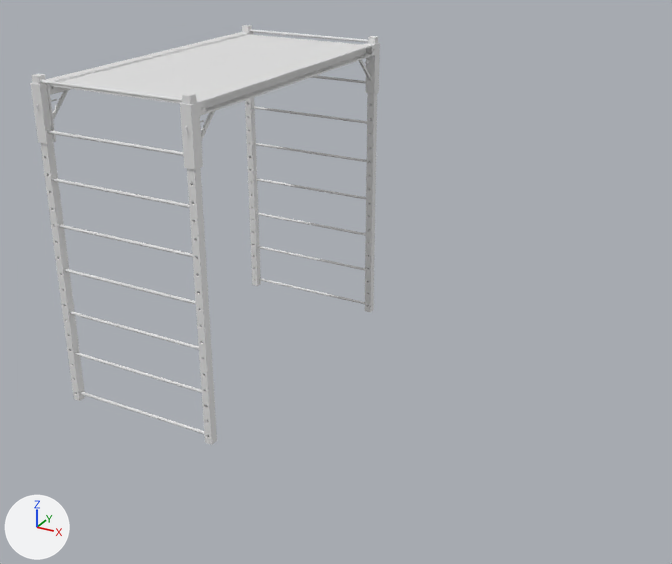
A saved change to the Blender file Structures/Platform Scaffold.blend.
The view is the same before and after, from a camera (50 mm lens) standing at (3.32, -4.63, 2.99) and looking at (0.84, -0.13, 0.74). Lighting does not change. The marker at lower left points along +X, +Y and +Z. The older version comes first.

The scene before the commit, as lines of its bpy script (objects in view):
```python
ob_platform_floor = bpy.data.objects.new('Platform Floor', me_plane_001)
ob_platform_floor.parent = ob_platform
ob_platform_floor.location = (0.0, 0.0, 0.437)
ob_support = bpy.data.objects.new('Support', me_cube_002)
ob_support.location = (0.0, 0.0, 0.0)
ob_support_ladder = bpy.data.objects.new('Support Ladder', me_cylinder_002)
ob_support_ladder.parent = ob_support
ob_support_ladder.location = (0.0, 0.0, 0.0)
# also in view: 'Platform' at (0.0, 0.0, 1.8)
```
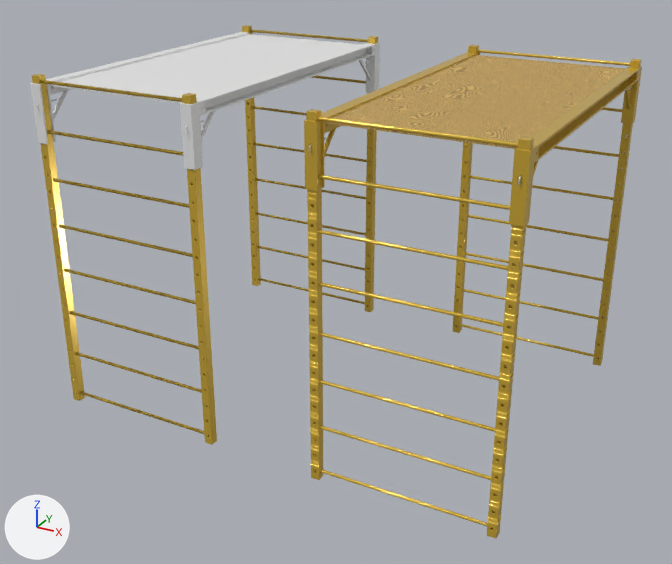
What differs and where, as boxes [x1, y1, x2, y2] in the pictures (672 x 564 px):
'Platform Scaffold', added (yellow): after [304, 45, 642, 539]
    faces in mat_yellow_painted_metal (yellow #deb83f): [304, 45, 642, 539]
    faces in mat_wood: [325, 55, 625, 149]
'Support', recoloured: [32, 25, 378, 445] in both
'Support Ladder', recoloured: [40, 29, 368, 434] in both

The change, as a list of edits to the scene's bpy script:
```text
Add mat_yellow_painted_metal:
    mat_yellow_painted_metal = principled_material('Yellow Painted Metal')
    mat_yellow_painted_metal.base_color = (0.73, 0.479, 0.05)  # yellow #deb83f
    mat_yellow_painted_metal.metallic = 0.386
    mat_yellow_painted_metal.roughness = 0.177
Add mat_wood:
    mat_wood = bpy.data.materials.new('"Wood"')
    # nodes: BsdfPrincipled, MapRange, Mix, OutputMaterial, TexWave
    # colours: brown #9b814d, orange #d6b164
Add mat_shiny_metal:
    mat_shiny_metal = principled_material('Shiny Metal')
    mat_shiny_metal.base_color = (0.8, 0.8, 0.8)  # white #e7e7e7
    mat_shiny_metal.metallic = 1.0
Change me_cube_002:
    where me_cube_002.from_pydata(...)  # 72 vertices, 74 faces; spans x -0.525..-0.475, y -1.025..-0.975, z 0.0..0.1
    add me_cube_002.materials.append(mat_yellow_painted_metal)  # yellow #deb83f
Change me_cylinder_002:
    where me_cylinder_002.from_pydata(...)  # 32 vertices, 18 faces; spans x -0.475..0.475, y 0.995..1.013, z 0.041..0.059
    add me_cylinder_002.materials.append(mat_yellow_painted_metal)  # yellow #deb83f
Add me_cylinder_003:
    me_cylinder_003.from_pydata(...)  # 17900 vertices, 18794 faces; spans x -1.03..0.03, y -1.85..0.15, z -0.09..2.01
    # faces by material slot: [18252, 520, 22]
    me_cylinder_003.materials.append(mat_yellow_painted_metal)  # yellow #deb83f
    me_cylinder_003.materials.append(mat_shiny_metal)  # white #e7e7e7
    me_cylinder_003.materials.append(mat_wood)
Add ob_platform_scaffold:
    ob_platform_scaffold = bpy.data.objects.new('Platform Scaffold', me_cylinder_003)
    ob_platform_scaffold.location = (2.202, 0.96, 1.846)
    ob_platform_scaffold.rotation_euler = (1.571, 0.0, 0.0)  # degrees (90, 0, 0)
```
